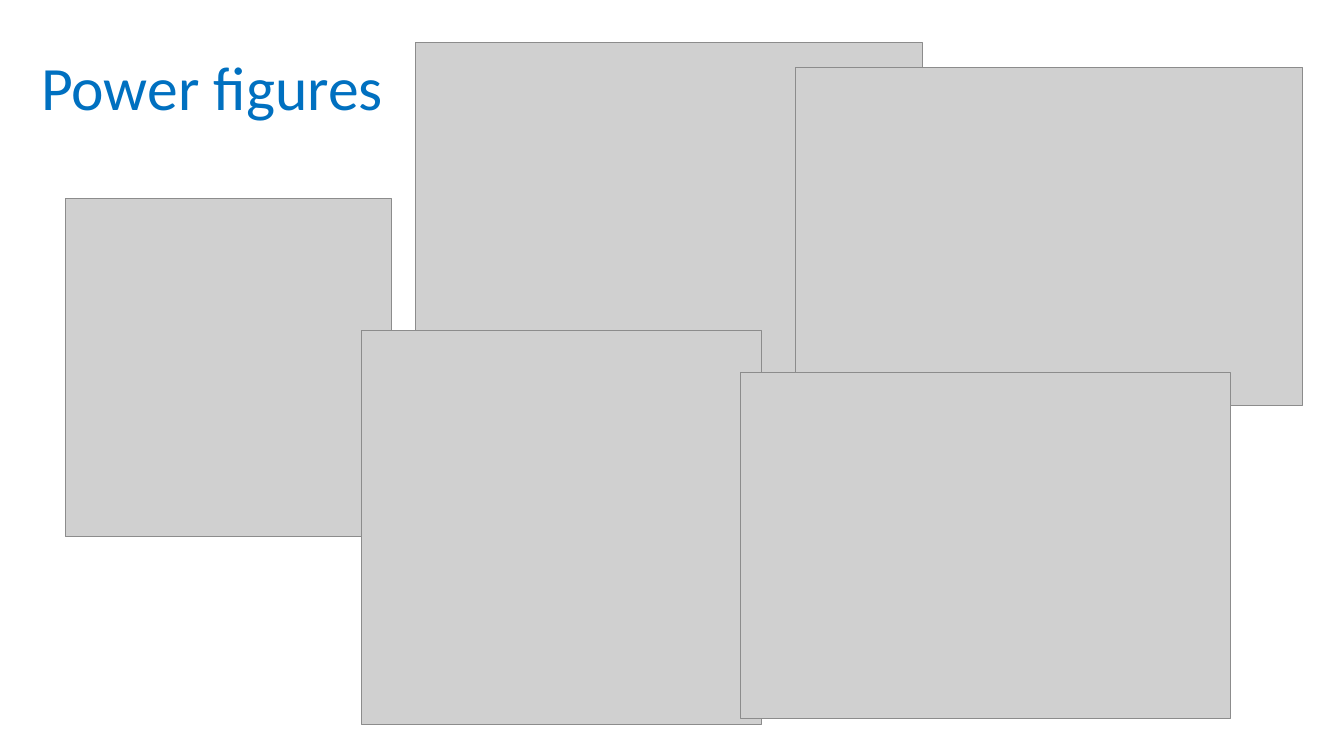
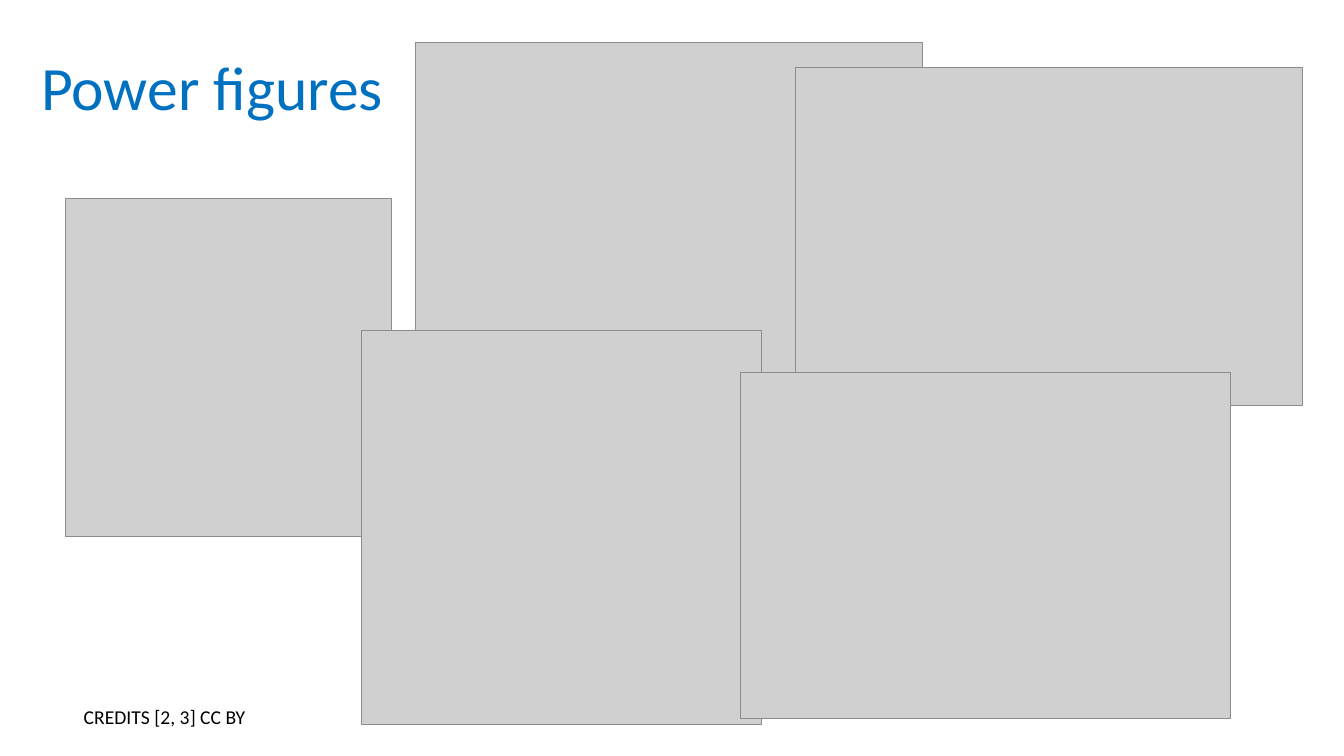
Before and after one commit to tobyhodges/probable-enigma, a slide deck: slide 12 of instructors/01_Why_are_we_here.pptx. Drawn at 1344x756 pixels with LibreOffice and Linux fonts; fonts in the diff are those of the drawing; grey boxes stand for pictures; background and template pictures are left out. Boxes give left, top, right and bottom in pixels: in the first picture for what was removed or moved away, otherwise in the second. Text is boxed around its words. In the diff, an @@ line names an element or a change of style, - is before the commit and + after.

Commit message:
Add credits

```diff
--- a/instructors/01_Why_are_we_here.pptx
+++ b/instructors/01_Why_are_we_here.pptx
@@ text added at [84,709,246,727], 14 pt, text #000000 @@
+CREDITS [2, 3] CC BY
```
Also in this commit, not shown: 4 other slides changed.
